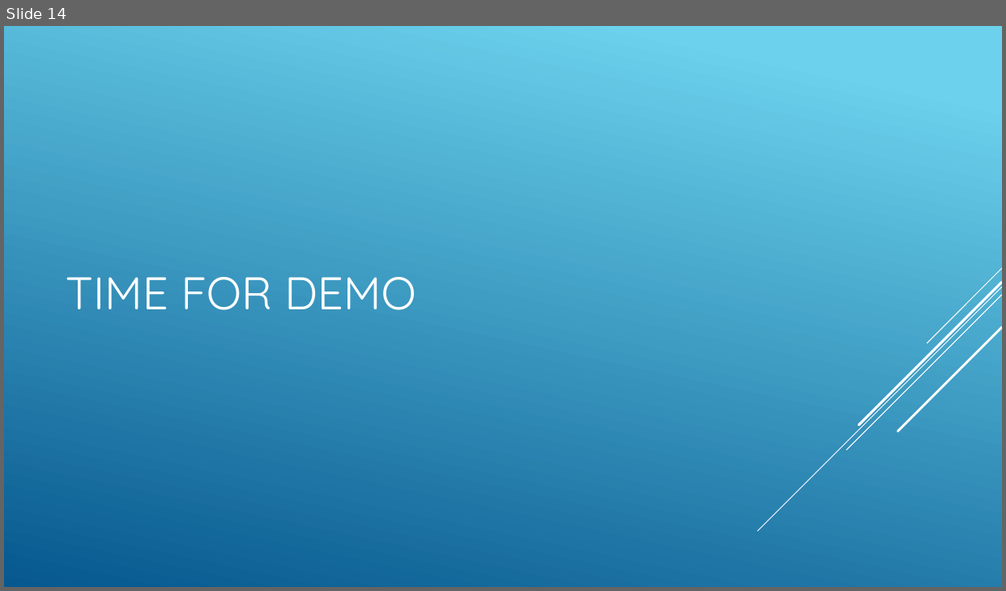
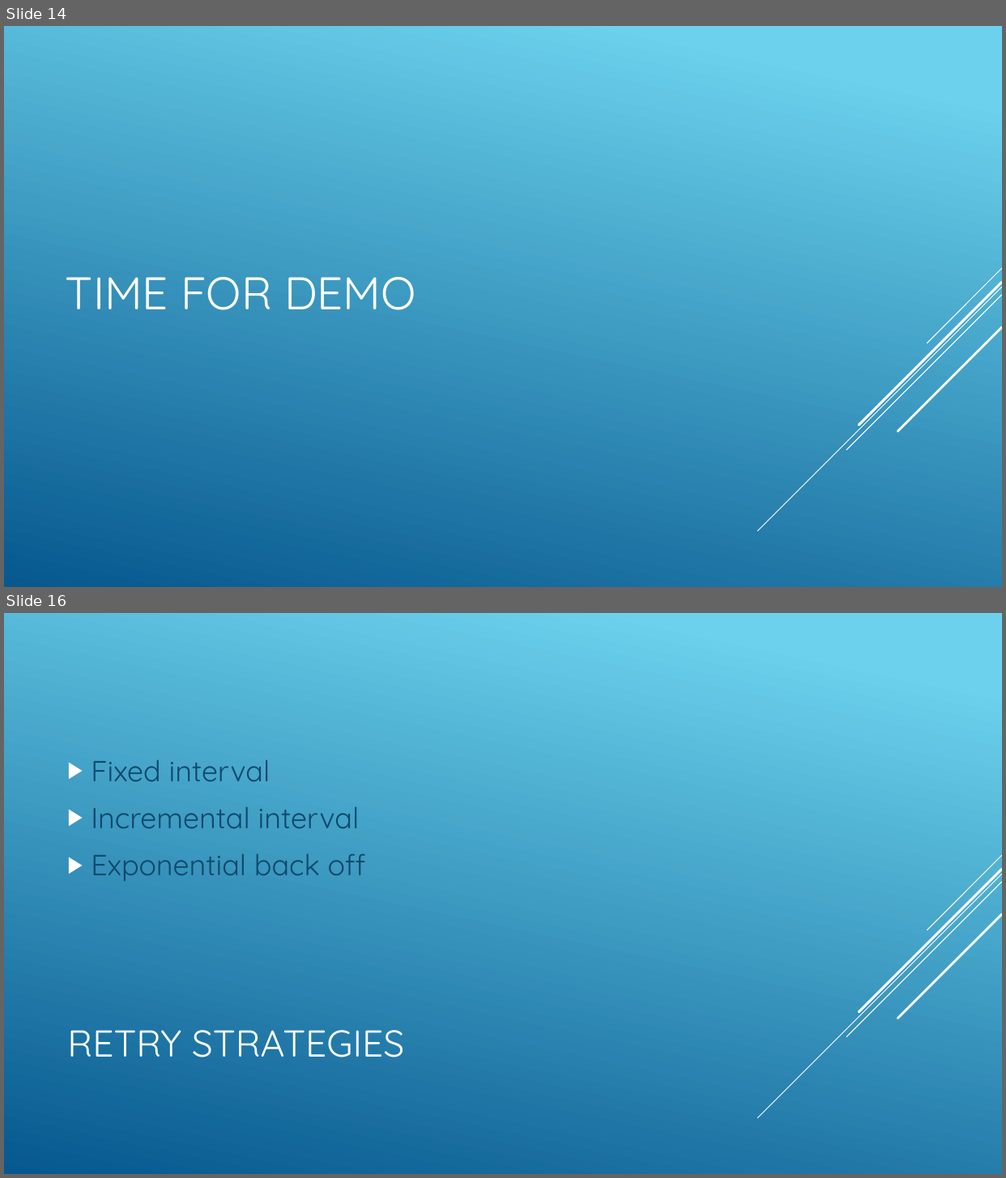
Before and after one commit to maksim-soldatenko/AdoNetDemoApp, a slide deck: Ado.pptx. Shown one above the other, each under a label of ours: slide 14 before the commit, slides 14 and 16 after it; the slides between them are not shown. The pictures are 1006x591 and 1006x1178 pixels, drawn with LibreOffice and Linux fonts; fonts in the diff are those of the drawing. Boxes give left, top, right and bottom in pixels: in the first picture for what was removed or moved away, otherwise in the second. Text is boxed around its words. In the diff, an @@ line names an element or a change of style, - is before the commit and + after.

Commit message:
pptx update

```diff
--- a/Ado.pptx
+++ b/Ado.pptx
@@ slide 16 added at (4,613,1002,1174), background gradient #6ED2EB to #06588E; not listed: 5 template elements that a slide beside it also shows @@
@@ text added at (91,760,366,881), 28 pt, text #0F496F @@
+▶ Fixed interval
+▶ Incremental interval
+▶ Exponential back off
@@ title added at (67,1030,404,1058), 36 pt, text #FFFFFF @@
+RETRY STRATEGIES
```
Also in this commit, not shown: 1 other slide added.
